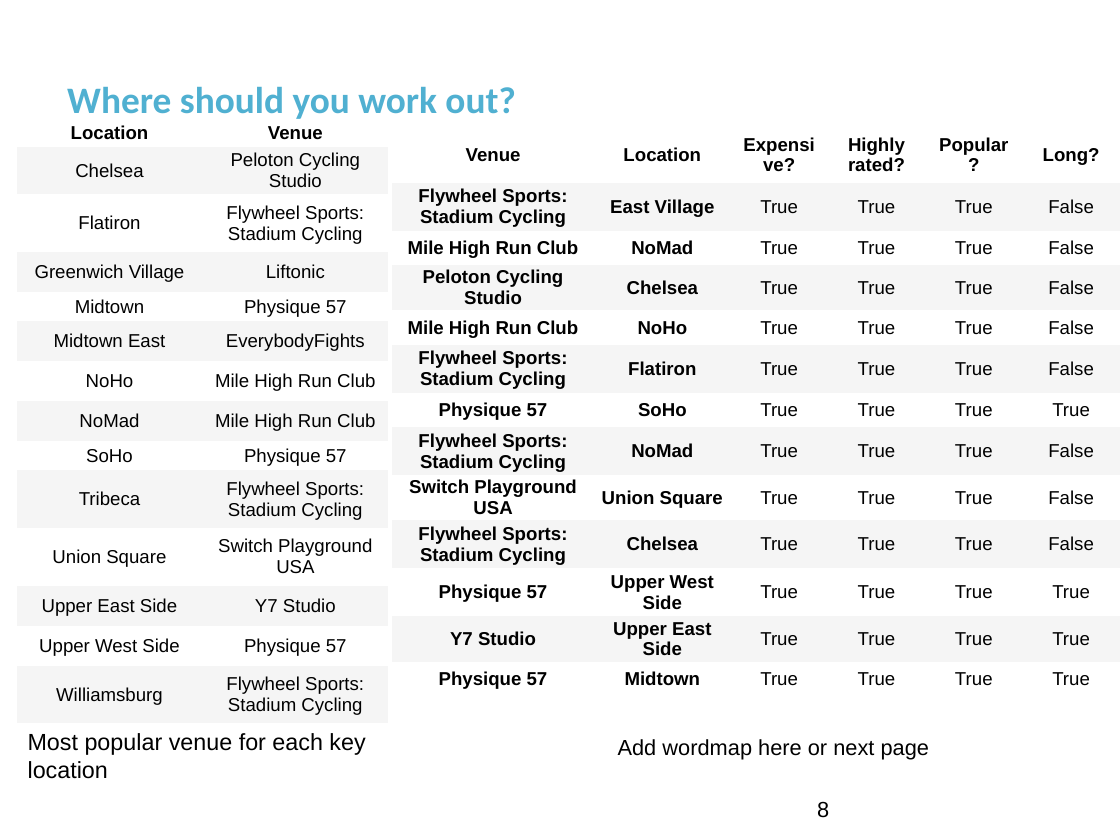
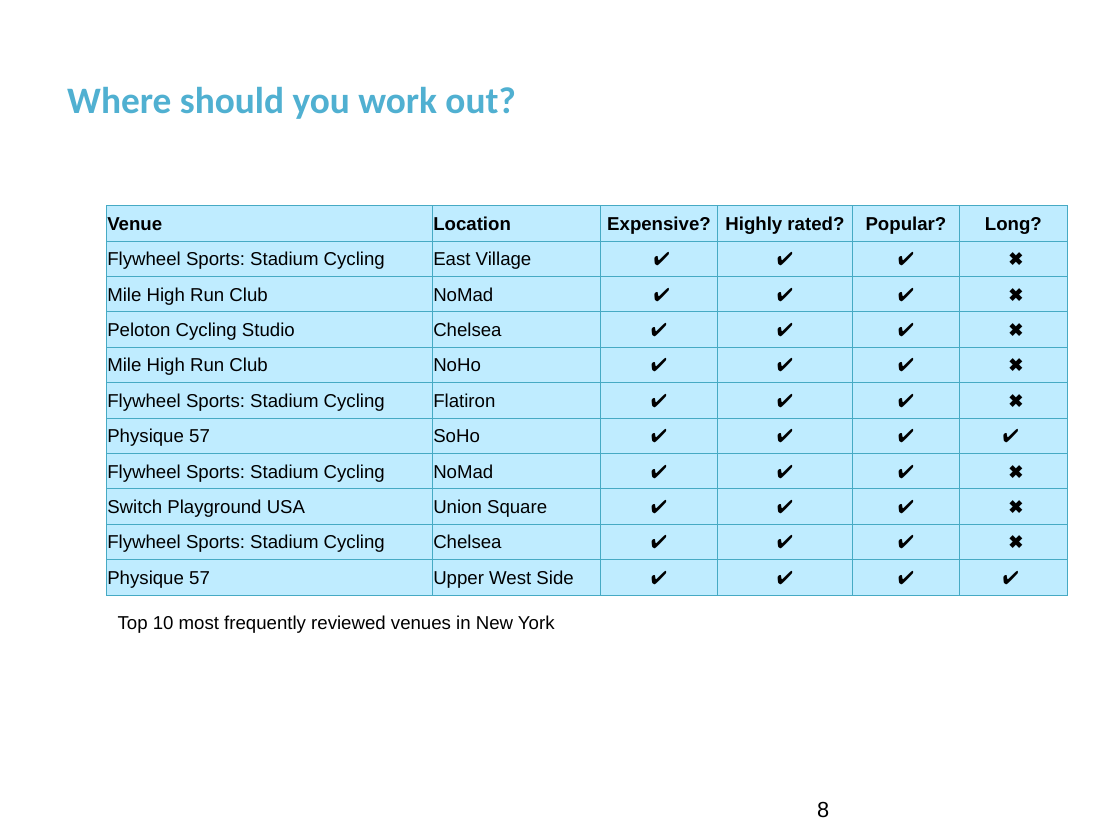
Before and after one commit to Alster96/Scraping_ClassPass, a slide deck: slide 7 of GA_Final_presentation.pptx. Drawn at 1120x840 pixels with LibreOffice and Linux fonts; fonts in the diff are those of the drawing; background and template pictures are left out. Boxes give left, top, right and bottom in pixels: in the first picture for what was removed or moved away, otherwise in the second. Text is boxed around its words. In the diff, an @@ line names an element or a change of style, - is before the commit and + after.

Commit message:
and powerpoint

```diff
--- a/GA_Final_presentation.pptx
+++ b/GA_Final_presentation.pptx
@@ table removed at (17,120,389,728), 14 rows, 2 columns @@
-Location | Venue
-Chelsea | Peloton Cycling Studio
-Flatiron | Flywheel Sports: Stadium Cycling
-Greenwich Village | Liftonic
-Midtown | Physique 57
-Midtown East | EverybodyFights
-NoHo | Mile High Run Club
-NoMad | Mile High Run Club
-SoHo | Physique 57
-Tribeca | Flywheel Sports: Stadium Cycling
-Union Square | Switch Playground USA
-Upper East Side | Y7 Studio
-Upper West Side | Physique 57
-Williamsburg | Flywheel Sports: Stadium Cycling
@@ table at (106,206,1067,596) @@
-row 2: Flywheel Sports: Stadium Cycling | East Village | True | True | True | False
-row 3: Mile High Run Club | NoMad | True | True | True | False
-row 4: Peloton Cycling Studio | Chelsea | True | True | True | False
-row 5: Mile High Run Club | NoHo | True | True | True | False
-row 6: Flywheel Sports: Stadium Cycling | Flatiron | True | True | True | False
-row 7: Physique 57 | SoHo | True | True | True | True
-row 8: Flywheel Sports: Stadium Cycling | NoMad | True | True | True | False
-row 9: Switch Playground USA | Union Square | True | True | True | False
-row 10: Flywheel Sports: Stadium Cycling | Chelsea | True | True | True | False
-row 11: Physique 57 | Upper West Side | True | True | True | True
-row 12: Y7 Studio | Upper East Side | True | True | True | True
-row 13: Physique 57 | Midtown | True | True | True | True
+row 2: Flywheel Sports: Stadium Cycling | East Village | ✔️ | ✔️ | ✔️ | ✖️
+row 3: Mile High Run Club | NoMad | ✔️ | ✔️ | ✔️ | ✖️
+row 4: Peloton Cycling Studio | Chelsea | ✔️ | ✔️ | ✔️ | ✖️
+row 5: Mile High Run Club | NoHo | ✔️ | ✔️ | ✔️ | ✖️
+row 6: Flywheel Sports: Stadium Cycling | Flatiron | ✔️ | ✔️ | ✔️ | ✖️
+row 7: Physique 57 | SoHo | ✔️ | ✔️ | ✔️ | ✔️
+row 8: Flywheel Sports: Stadium Cycling | NoMad | ✔️ | ✔️ | ✔️ | ✖️
+row 9: Switch Playground USA | Union Square | ✔️ | ✔️ | ✔️ | ✖️
+row 10: Flywheel Sports: Stadium Cycling | Chelsea | ✔️ | ✔️ | ✔️ | ✖️
+row 11: Physique 57 | Upper West Side | ✔️ | ✔️ | ✔️ | ✔️
@@ table: place and size @@
-table at (392,127,1120,706)
+table at (106,206,1067,596)
@@ text added at (118,615,555,633), 12 pt, text #000000 @@
+Top 10 most frequently reviewed venues in New York
@@ text removed at (28,733,365,779) @@
-Most popular venue for each key location
@@ text removed at (618,739,929,760) @@
-Add wordmap here or next page
```
Also in this commit, not shown: 1 other slide changed.
